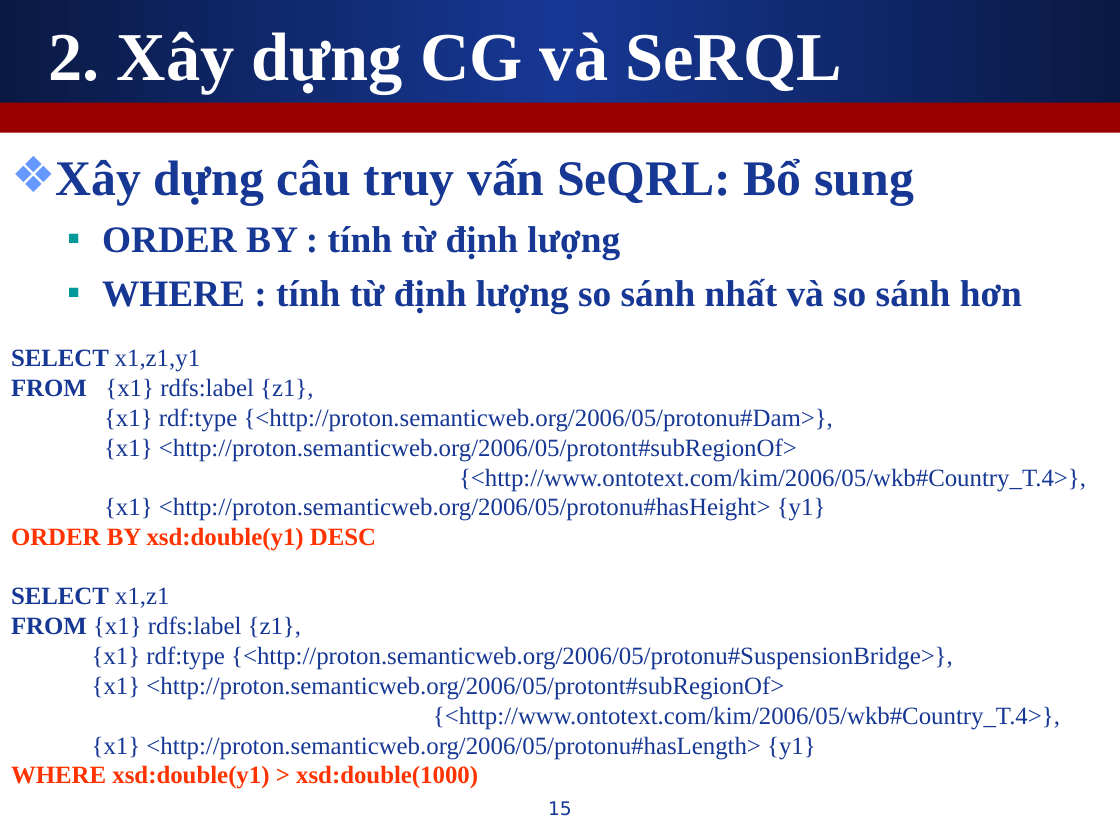
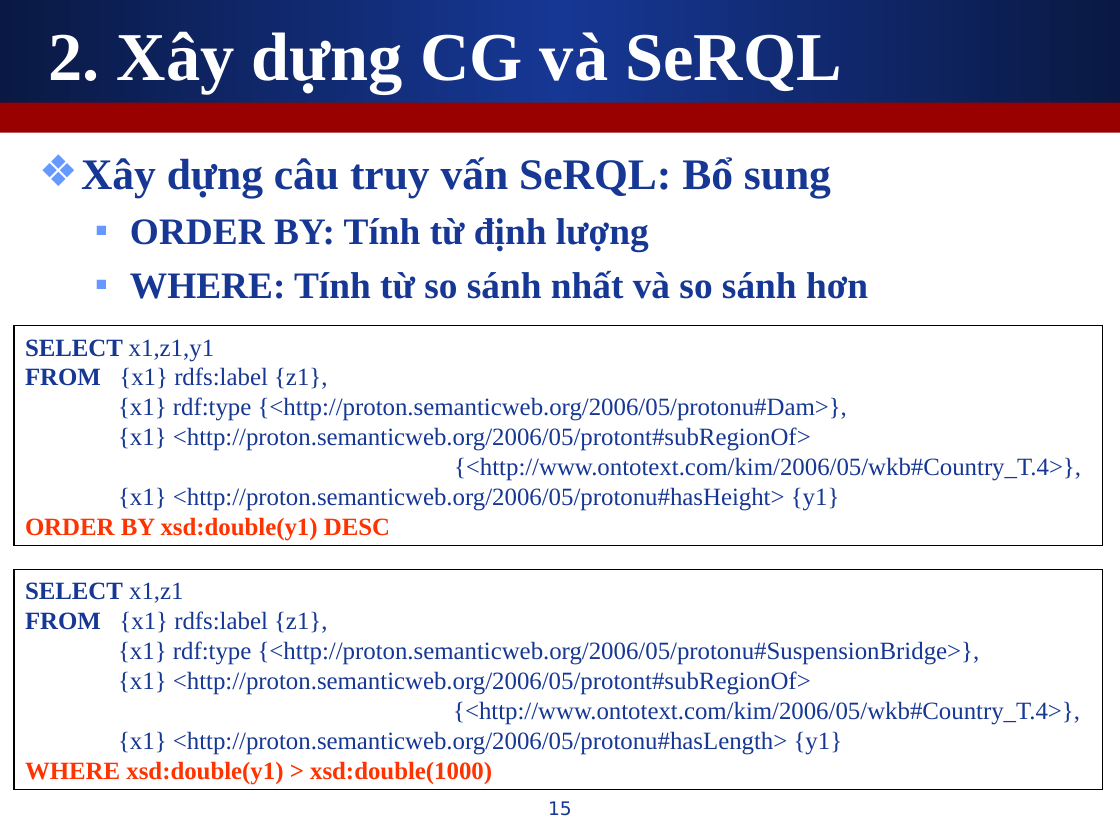
Before and after one commit to leaderwing/kt-kimres, a slide deck: slide 15 of note/[Thesis] Presentation.ppt. Drawn at 1120x840 pixels with LibreOffice and Linux fonts; fonts in the diff are those of the drawing. Boxes give left, top, right and bottom in pixels: in the first picture for what was removed or moved away, otherwise in the second. Text is boxed around its words. In the diff, an @@ line names an element or a change of style, - is before the commit and + after.

```diff
--- a/note/[Thesis] Presentation.ppt
+++ b/note/[Thesis] Presentation.ppt
@@ text at (81, 157, 868, 299): text changed @@
-❖ Xây dựng câu truy vấn SeQRL: Bổ sung
-  ▪ ORDER BY : tính từ định lượng
-  ▪ WHERE : tính từ định lượng so sánh nhất và so sánh hơn
+❖ Xây dựng câu truy vấn SeRQL: Bổ sung
+  ▪ ORDER BY: Tính từ định lượng
+  ▪ WHERE: Tính từ so sánh nhất và so sánh hơn
@@ rectangle "SELECT x1,z1,y1" at (15, 326, 1103, 547): outline none to #000000 0.74 pt @@
@@ rectangle "SELECT x1,z1,y1": place and size @@
-rectangle "SELECT x1,z1,y1" at (11, 349, 1086, 551)
+rectangle "SELECT x1,z1,y1" at (15, 326, 1103, 547)
@@ rectangle "SELECT x1,z1": place and size @@
-rectangle "SELECT x1,z1" at (11, 587, 1060, 789)
+rectangle "SELECT x1,z1" at (15, 569, 1103, 790)
@@ rectangle "SELECT x1,z1" at (15, 569, 1103, 790): outline none to #000000 0.74 pt @@
```
Also in this commit, not shown: 7 other slides changed.
